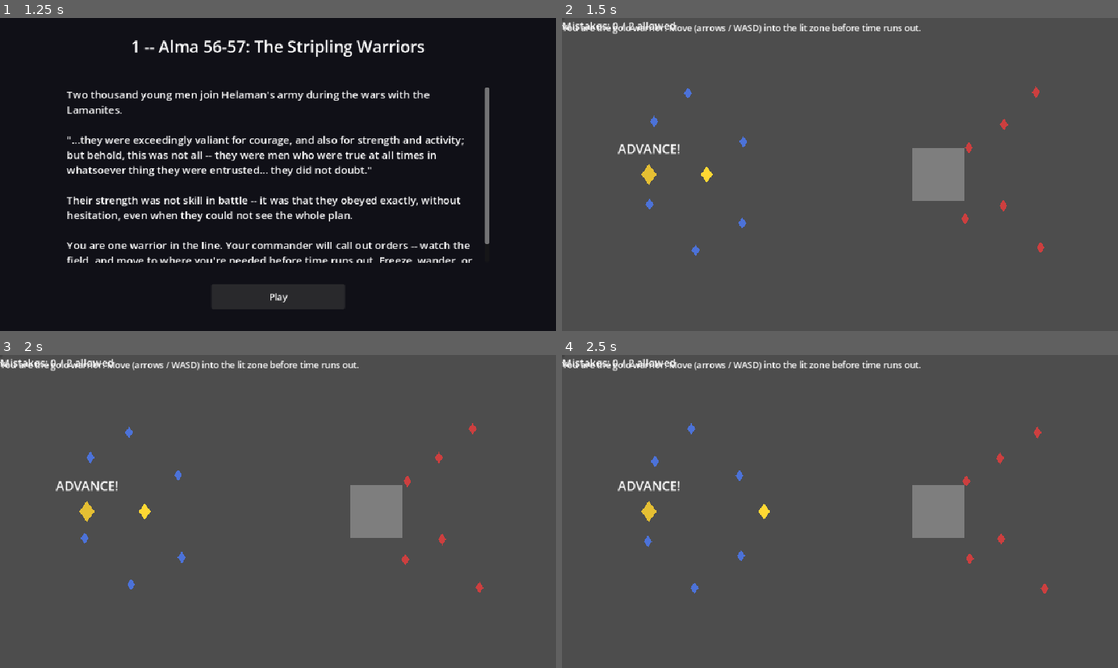
Above: before the commit, frames 1-4 (two rows, left to right).
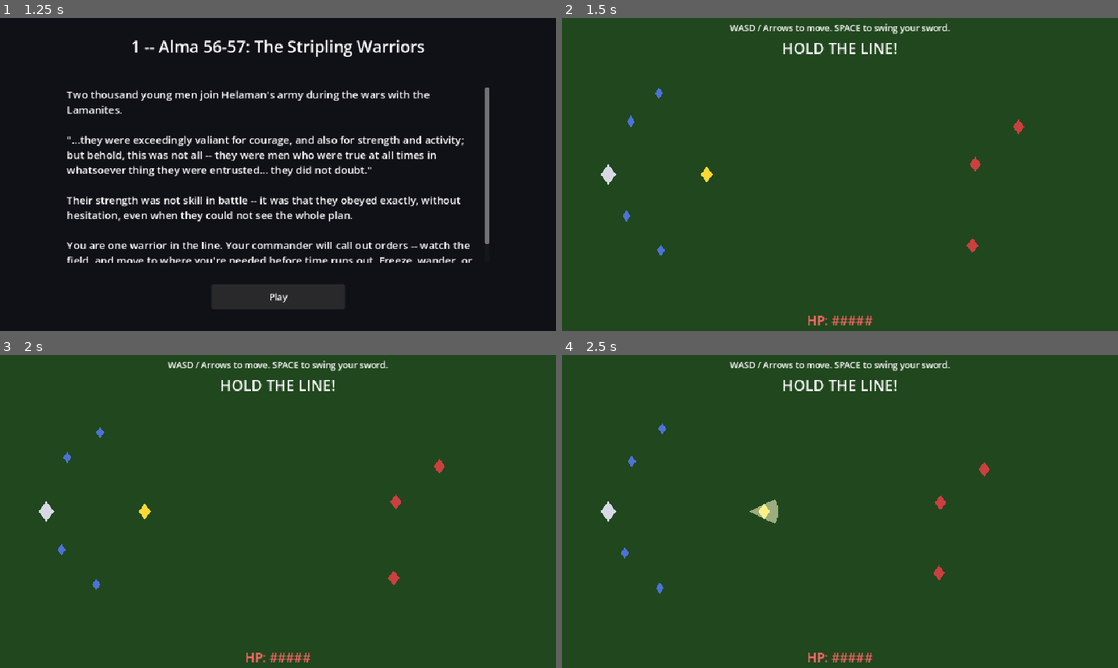
Above: after the commit, the same moments.

Repository: DrFunDip72/living-the-record
Game: Godot game, scene res://scenes/Main.tscn
The game is run twice, just before and just after one commit, with the same random seed, the same clock (stepped at 60 frames per second) and the same inputs.
Inputs:
- Up to frame 1 (1.25 s): click "Begin" at 0.5 s
- Up to frame 2 (1.5 s): click "Play" at 1.25 s
- Up to frame 3 (2 s): no input
- Up to frame 4 (2.5 s): tap Enter (ui_accept) at 2, 2.27, 2.3 s; hold Right (ui_right) from 2.03 s (still down); hold Space from 2.03 s (still down)

Frame 1 is identical in both runs. In frame 2, 100% of the frame differs, in the area x 0-100%, y 0-100%; in frame 3, 100%; in frame 4, 100%.

Commit message:
Rebuild mini-game 1 as real-time combat: player attacks with sword, enemies have HP and fight back, commander orders become combat objectives; fix CanvasLayer UI anchor bug

Diff:
--- /dev/null
+++ b/scenes/Enemy.tscn
@@ -0,0 +1,16 @@
+[gd_scene load_steps=3 format=3]
+
+[ext_resource type="Script" path="res://scripts/Enemy.gd" id="1"]
+
+[sub_resource type="CircleShape2D" id="EnemyCircle"]
+radius = 12.0
+
+[node name="Enemy" type="CharacterBody2D"]
+script = ExtResource("1")
+
+[node name="CollisionShape2D" type="CollisionShape2D" parent="."]
+shape = SubResource("EnemyCircle")
+
+[node name="Shape" type="Polygon2D" parent="."]
+polygon = PackedVector2Array(0, -13, 10, 0, 0, 13, -10, 0)
+color = Color(0.8, 0.25, 0.25, 1)
--- a/scenes/MiniGameFleeHide.tscn
+++ b/scenes/MiniGameFleeHide.tscn
@@ -19,9 +19,13 @@
 [node name="Background" type="ColorRect" parent="."]
 anchor_right = 1.0
 anchor_bottom = 1.0
+offset_right = 960.0
+offset_bottom = 540.0
 color = Color(0.1, 0.08, 0.05, 1)
 
-[node name="StatusLabel" type="Label" parent="."]
+[node name="UI" type="CanvasLayer" parent="."]
+
+[node name="StatusLabel" type="Label" parent="UI"]
 anchor_right = 1.0
 offset_top = 8.0
 offset_bottom = 40.0
--- a/scenes/MiniGameFormation.tscn
+++ b/scenes/MiniGameFormation.tscn
@@ -13,20 +13,14 @@
 [node name="Background" type="ColorRect" parent="."]
 anchor_right = 1.0
 anchor_bottom = 1.0
+offset_right = 960.0
+offset_bottom = 540.0
 color = Color(0.13, 0.28, 0.12, 1)
-
-[node name="HintLabel" type="Label" parent="."]
-anchor_right = 1.0
-offset_top = 6.0
-offset_bottom = 30.0
-horizontal_alignment = 1
-theme_override_font_sizes/font_size = 15
-text = "You are the gold warrior. Move (arrows / WASD) into the lit zone before time runs out."
 
 [node name="AlliesContainer" type="Node2D" parent="."]
 
 [node name="Ally1" type="Node2D" parent="AlliesContainer"]
-position = Vector2(160, 180)
+position = Vector2(120, 180)
 script = ExtResource("2")
 
 [node name="Shape" type="Polygon2D" parent="AlliesContainer/Ally1"]
@@ -34,7 +28,7 @@
 color = Color(0.3, 0.45, 0.85, 1)
 
 [node name="Ally2" type="Node2D" parent="AlliesContainer"]
-position = Vector2(220, 130)
+position = Vector2(170, 130)
 script = ExtResource("2")
 
 [node name="Shape" type="Polygon2D" parent="AlliesContainer/Ally2"]
@@ -42,7 +36,7 @@
 color = Color(0.3, 0.45, 0.85, 1)
 
 [node name="Ally3" type="Node2D" parent="AlliesContainer"]
-position = Vector2(150, 320)
+position = Vector2(110, 340)
 script = ExtResource("2")
 
 [node name="Shape" type="Polygon2D" parent="AlliesContainer/Ally3"]
@@ -50,99 +44,19 @@
 color = Color(0.3, 0.45, 0.85, 1)
 
 [node name="Ally4" type="Node2D" parent="AlliesContainer"]
-position = Vector2(230, 400)
+position = Vector2(170, 400)
 script = ExtResource("2")
 
 [node name="Shape" type="Polygon2D" parent="AlliesContainer/Ally4"]
 polygon = PackedVector2Array(0, -10, 7, 0, 0, 10, -7, 0)
 color = Color(0.3, 0.45, 0.85, 1)
 
-[node name="Ally5" type="Node2D" parent="AlliesContainer"]
-position = Vector2(310, 210)
-script = ExtResource("2")
-
-[node name="Shape" type="Polygon2D" parent="AlliesContainer/Ally5"]
-polygon = PackedVector2Array(0, -10, 7, 0, 0, 10, -7, 0)
-color = Color(0.3, 0.45, 0.85, 1)
-
-[node name="Ally6" type="Node2D" parent="AlliesContainer"]
-position = Vector2(310, 350)
-script = ExtResource("2")
-
-[node name="Shape" type="Polygon2D" parent="AlliesContainer/Ally6"]
-polygon = PackedVector2Array(0, -10, 7, 0, 0, 10, -7, 0)
-color = Color(0.3, 0.45, 0.85, 1)
-
-[node name="EnemiesContainer" type="Node2D" parent="."]
-
-[node name="Enemy1" type="Node2D" parent="EnemiesContainer"]
-position = Vector2(760, 180)
-script = ExtResource("2")
-
-[node name="Shape" type="Polygon2D" parent="EnemiesContainer/Enemy1"]
-polygon = PackedVector2Array(0, -10, 7, 0, 0, 10, -7, 0)
-color = Color(0.8, 0.25, 0.25, 1)
-
-[node name="Enemy2" type="Node2D" parent="EnemiesContainer"]
-position = Vector2(820, 130)
-script = ExtResource("2")
-
-[node name="Shape" type="Polygon2D" parent="EnemiesContainer/Enemy2"]
-polygon = PackedVector2Array(0, -10, 7, 0, 0, 10, -7, 0)
-color = Color(0.8, 0.25, 0.25, 1)
-
-[node name="Enemy3" type="Node2D" parent="EnemiesContainer"]
-position = Vector2(760, 320)
-script = ExtResource("2")
-
-[node name="Shape" type="Polygon2D" parent="EnemiesContainer/Enemy3"]
-polygon = PackedVector2Array(0, -10, 7, 0, 0, 10, -7, 0)
-color = Color(0.8, 0.25, 0.25, 1)
-
-[node name="Enemy4" type="Node2D" parent="EnemiesContainer"]
-position = Vector2(830, 400)
-script = ExtResource("2")
-
-[node name="Shape" type="Polygon2D" parent="EnemiesContainer/Enemy4"]
-polygon = PackedVector2Array(0, -10, 7, 0, 0, 10, -7, 0)
-color = Color(0.8, 0.25, 0.25, 1)
-
-[node name="Enemy5" type="Node2D" parent="EnemiesContainer"]
-position = Vector2(700, 220)
-script = ExtResource("2")
-
-[node name="Shape" type="Polygon2D" parent="EnemiesContainer/Enemy5"]
-polygon = PackedVector2Array(0, -10, 7, 0, 0, 10, -7, 0)
-color = Color(0.8, 0.25, 0.25, 1)
-
-[node name="Enemy6" type="Node2D" parent="EnemiesContainer"]
-position = Vector2(700, 350)
-script = ExtResource("2")
-
-[node name="Shape" type="Polygon2D" parent="EnemiesContainer/Enemy6"]
-polygon = PackedVector2Array(0, -10, 7, 0, 0, 10, -7, 0)
-color = Color(0.8, 0.25, 0.25, 1)
-
 [node name="Commander" type="Node2D" parent="."]
-position = Vector2(150, 270)
+position = Vector2(80, 270)
 
 [node name="Shape" type="Polygon2D" parent="Commander"]
 polygon = PackedVector2Array(0, -18, 13, 0, 0, 18, -13, 0)
-color = Color(0.9, 0.75, 0.2, 1)
-
-[node name="OrderBubble" type="Label" parent="Commander"]
-offset_left = -110.0
-offset_top = -60.0
-offset_right = 110.0
-offset_bottom = -22.0
-horizontal_alignment = 1
-theme_override_font_sizes/font_size = 22
-text = "HOLD THE LINE!"
-
-[node name="Zone" type="ColorRect" parent="."]
-position = Vector2(475, 225)
-size = Vector2(90, 90)
-color = Color(1, 1, 1, 0.28)
+color = Color(0.85, 0.85, 0.9, 1)
 
 [node name="Player" type="CharacterBody2D" parent="."]
 position = Vector2(250, 270)
@@ -155,22 +69,33 @@
 polygon = PackedVector2Array(0, -14, 10, 0, 0, 14, -10, 0)
 color = Color(1.0, 0.85, 0.2, 1)
 
-[node name="StatusLabel" type="Label" parent="."]
-anchor_top = 0.9
+[node name="EnemiesContainer" type="Node2D" parent="."]
+
+[node name="UI" type="CanvasLayer" parent="."]
+
+[node name="HintLabel" type="Label" parent="UI"]
 anchor_right = 1.0
-anchor_bottom = 0.98
+offset_top = 6.0
+offset_bottom = 28.0
 horizontal_alignment = 1
-theme_override_font_sizes/font_size = 18
-text = "Mistakes: 0 / 2 allowed"
+theme_override_font_sizes/font_size = 15
+text = "WASD / Arrows to move. SPACE to swing your sword."
 
-[node name="TimerBar" type="ProgressBar" parent="."]
-anchor_left = 0.35
-anchor_top = 0.82
-anchor_right = 0.65
-anchor_bottom = 0.87
-step = 0.01
-show_percentage = false
+[node name="OrderBubble" type="Label" parent="UI"]
+anchor_right = 1.0
+offset_top = 34.0
+offset_bottom = 68.0
+horizontal_alignment = 1
+theme_override_font_sizes/font_size = 26
+text = "HOLD THE LINE!"
 
-[node name="SparkTimer" type="Timer" parent="."]
-wait_time = 0.25
-autostart = true
+[node name="HPLabel" type="Label" parent="UI"]
+anchor_top = 1.0
+anchor_right = 1.0
+anchor_bottom = 1.0
+offset_top = -34.0
+offset_bottom = -8.0
+horizontal_alignment = 1
+theme_override_font_sizes/font_size = 22
+theme_override_colors/font_color = Color(1, 0.4, 0.4, 1)
+text = "HP: #####"
--- /dev/null
+++ b/scripts/Enemy.gd
@@ -0,0 +1,57 @@
+extends CharacterBody2D
+
+signal defeated
+signal hit_target(amount: int)
+
+@export var speed: float = 60.0
+@export var max_hp: int = 2
+@export var contact_damage: int = 1
+@export var attack_cooldown: float = 1.0
+@export var stop_distance: float = 34.0
+
+var hp: int
+var attack_timer: float = 0.0
+var knockback: Vector2 = Vector2.ZERO
+var target: Node2D = null
+
+@onready var shape: Polygon2D = $Shape
+
+
+func _ready() -> void:
+	hp = max_hp
+	add_to_group("enemy")
+
+
+func setup(p_target: Node2D) -> void:
+	target = p_target
+
+
+func _physics_process(delta: float) -> void:
+	if target == null or not is_instance_valid(target):
+		return
+	attack_timer = max(0.0, attack_timer - delta)
+	var to_target: Vector2 = target.global_position - global_position
+	var dist := to_target.length()
+	var move := Vector2.ZERO
+	if dist > stop_distance:
+		move = to_target.normalized() * speed
+	elif attack_timer <= 0.0:
+		attack_timer = attack_cooldown
+		hit_target.emit(contact_damage)
+
+	velocity = move + knockback
+	knockback = knockback.move_toward(Vector2.ZERO, 400.0 * delta)
+	move_and_slide()
+
+
+func take_damage(amount: int, from_pos: Vector2) -> void:
+	hp -= amount
+	knockback = (global_position - from_pos).normalized() * 220.0
+	shape.color = Color(1, 1, 1, 1)
+	get_tree().create_timer(0.1).timeout.connect(func():
+		if is_instance_valid(shape):
+			shape.color = Color(0.8, 0.25, 0.25, 1)
+	)
+	if hp <= 0:
+		defeated.emit()
+		queue_free()
--- a/scripts/FleeHideGame.gd
+++ b/scripts/FleeHideGame.gd
@@ -6,7 +6,7 @@
 
 @onready var safe_zone: Area2D = $SafeZone
 @onready var guards: Node2D = $Guards
-@onready var status_label: Label = $StatusLabel
+@onready var status_label: Label = $UI/StatusLabel
 
 
 func _ready() -> void:
--- a/scripts/FormationGame.gd
+++ b/scripts/FormationGame.gd
@@ -2,93 +2,112 @@
 
 signal game_finished(won: bool)
 
-const COMMANDS := [
-	{"name": "HOLD THE LINE!", "pos": Vector2(520, 270), "size": Vector2(90, 90)},
-	{"name": "ADVANCE!", "pos": Vector2(650, 270), "size": Vector2(90, 90)},
-	{"name": "FALL BACK!", "pos": Vector2(190, 270), "size": Vector2(100, 100)},
-	{"name": "FLANK LEFT!", "pos": Vector2(460, 110), "size": Vector2(100, 100)},
-	{"name": "FLANK RIGHT!", "pos": Vector2(460, 440), "size": Vector2(100, 100)},
+const ENEMY_SCENE_PATH := "res://scenes/Enemy.tscn"
+const MAX_HP := 5
+const ATTACK_COOLDOWN := 0.35
+const ATTACK_RANGE := 50.0
+
+var hp: int = MAX_HP
+var attack_cooldown_timer: float = 0.0
+var phase: int = 0
+var finished: bool = false
+var enemy_scene: PackedScene
+
+var phases := [
+	{"name": "HOLD THE LINE!", "count": 3, "spawn_rect": Rect2(680, 120, 220, 320)},
+	{"name": "ADVANCE!", "count": 4, "spawn_rect": Rect2(760, 90, 220, 380)},
 ]
 
-const TOTAL_COMMANDS := 7
-const MAX_MISTAKES := 2
-const TIME_WINDOW := 2.2
-
-var sequence: Array = []
-var current_step: int = 0
-var mistakes: int = 0
-var time_left: float = 0.0
-var awaiting: bool = false
-var finished: bool = false
-
 @onready var player: CharacterBody2D = $Player
-@onready var order_label: Label = $Commander/OrderBubble
-@onready var status_label: Label = $StatusLabel
-@onready var timer_bar: ProgressBar = $TimerBar
-@onready var zone: ColorRect = $Zone
-@onready var spark_timer: Timer = $SparkTimer
+@onready var order_label: Label = $UI/OrderBubble
+@onready var hp_label: Label = $UI/HPLabel
+@onready var hint_label: Label = $UI/HintLabel
+@onready var enemies_container: Node2D = $EnemiesContainer
 
 
 func _ready() -> void:
-	randomize()
-	for i in range(TOTAL_COMMANDS):
-		sequence.append(COMMANDS[randi() % COMMANDS.size()])
-	status_label.text = "Mistakes: 0 / %d allowed" % MAX_MISTAKES
-	spark_timer.timeout.connect(_spawn_spark)
-	_next_command()
+	enemy_scene = load(ENEMY_SCENE_PATH)
+	hint_label.text = "WASD / Arrows to move. SPACE to swing your sword."
+	_update_hp_label()
+	_start_phase()
 
 
-func _next_command() -> void:
-	if current_step >= sequence.size():
-		_finish(true)
-		return
-	var cmd: Dictionary = sequence[current_step]
-	order_label.text = cmd["name"]
-	zone.position = cmd["pos"] - cmd["size"] / 2.0
-	zone.size = cmd["size"]
-	zone.color = Color(1, 1, 1, 0.28)
-	time_left = TIME_WINDOW
-	timer_bar.max_value = TIME_WINDOW
-	timer_bar.value = TIME_WINDOW
-	awaiting = true
+func _start_phase() -> void:
+	var p: Dictionary = phases[phase]
+	order_label.text = p["name"]
+	var rect: Rect2 = p["spawn_rect"]
+	for i in range(p["count"]):
+		var e := enemy_scene.instantiate()
+		e.position = Vector2(
+			randf_range(rect.position.x, rect.position.x + rect.size.x),
+			randf_range(rect.position.y, rect.position.y + rect.size.y)
+		)
+		enemies_container.add_child(e)
+		e.setup(player)
+		e.defeated.connect(_on_enemy_defeated)
+		e.hit_target.connect(_on_player_hit)
 
 
 func _physics_process(delta: float) -> void:
-	if finished or not awaiting:
+	if finished:
 		return
-	time_left -= delta
-	timer_bar.value = max(time_left, 0.0)
-
-	var cmd: Dictionary = sequence[current_step]
-	var rect := Rect2(cmd["pos"] - cmd["size"] / 2.0, cmd["size"])
-	var in_zone := rect.has_point(player.position)
-
-	if in_zone:
-		zone.color = Color(0.3, 1.0, 0.3, 0.5)
-		awaiting = false
-		current_step += 1
-		get_tree().create_timer(0.2).timeout.connect(_next_command)
-	elif time_left <= 0.0:
-		zone.color = Color(1.0, 0.3, 0.3, 0.5)
-		awaiting = false
-		mistakes += 1
-		status_label.text = "Mistakes: %d / %d allowed" % [mistakes, MAX_MISTAKES]
-		if mistakes > MAX_MISTAKES:
-			get_tree().create_timer(0.35).timeout.connect(func(): _finish(false))
-		else:
-			current_step += 1
-			get_tree().create_timer(0.35).timeout.connect(_next_command)
+	attack_cooldown_timer = max(0.0, attack_cooldown_timer - delta)
+	if Input.is_action_just_pressed("ui_accept") or Input.is_key_pressed(KEY_SPACE):
+		_try_attack()
 
 
-func _spawn_spark() -> void:
+func _try_attack() -> void:
+	if attack_cooldown_timer > 0.0:
+		return
+	attack_cooldown_timer = ATTACK_COOLDOWN
+	var facing: Vector2 = player.last_direction
+	for e in enemies_container.get_children():
+		if not is_instance_valid(e):
+			continue
+		var to_e: Vector2 = e.global_position - player.global_position
+		if to_e.length() <= ATTACK_RANGE and facing.dot(to_e.normalized()) > 0.3:
+			e.take_damage(1, player.global_position)
+	_spawn_swing_fx(facing)
+
+
+func _spawn_swing_fx(facing: Vector2) -> void:
+	var fx := Polygon2D.new()
+	var angle: float = facing.angle()
+	var points := PackedVector2Array()
+	points.append(Vector2.ZERO)
+	for a in range(-3, 4):
+		var ang: float = angle + a * 0.15
+		points.append(Vector2(cos(ang), sin(ang)) * ATTACK_RANGE)
+	fx.polygon = points
+	fx.color = Color(1, 1, 0.8, 0.55)
+	fx.position = player.position
+	add_child(fx)
+	get_tree().create_timer(0.12).timeout.connect(fx.queue_free)
+
+
+func _on_player_hit(amount: int) -> void:
 	if finished:
 		return
-	var spark := ColorRect.new()
-	spark.size = Vector2(10, 10)
-	spark.color = Color(1, 1, 0.6, 0.9)
-	spark.position = Vector2(randf_range(500, 620), randf_range(120, 420))
-	add_child(spark)
-	get_tree().create_timer(0.15).timeout.connect(spark.queue_free)
+	hp -= amount
+	_update_hp_label()
+	if hp <= 0:
+		_finish(false)
+
+
+func _update_hp_label() -> void:
+	hp_label.text = "HP: " + "#".repeat(max(hp, 0)) + "-".repeat(max(MAX_HP - hp, 0))
+
+
+func _on_enemy_defeated() -> void:
+	await get_tree().process_frame
+	if finished:
+		return
+	if enemies_container.get_child_count() == 0:
+		phase += 1
+		if phase >= phases.size():
+			_finish(true)
+		else:
+			_start_phase()
 
 
 func _finish(won: bool) -> void:
--- a/scripts/Player.gd
+++ b/scripts/Player.gd
@@ -1,6 +1,7 @@
 extends CharacterBody2D
 
 @export var speed: float = 220.0
+var last_direction: Vector2 = Vector2.DOWN
 
 
 func _ready() -> void:
@@ -21,6 +22,8 @@
 	var dir := Vector2(x, y)
 	if dir.length() > 1.0:
 		dir = dir.normalized()
+	if dir.length() > 0.1:
+		last_direction = dir.normalized()
 	velocity = dir * speed
 	move_and_slide()
 	position.x = clamp(position.x, 20.0, 940.0)
Not shown, added: scripts/Enemy.gd.uid
Not shown, changed: docs/index.html
Not shown, changed: docs/index.pck
